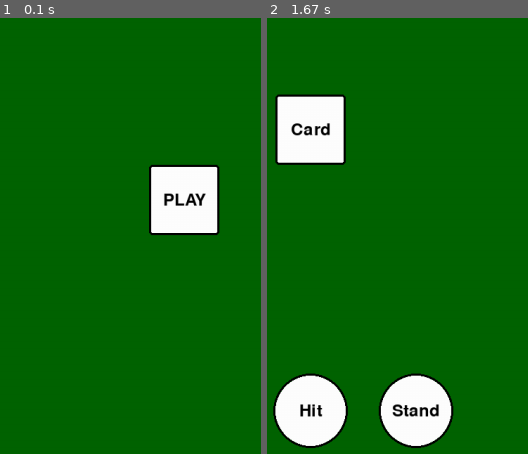
Above: before the commit, frames 1-2 (left to right).
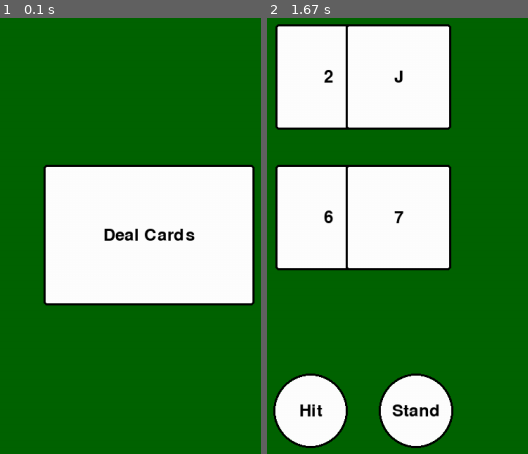
Above: after the commit, the same moments.

Repository: restodruid1/pygameBlackjackGUI
Game: pygame game, started from gamefile.py
Same seed, same stepped clock (60 frames per second), same inputs: the game is played once before the commit and once after it.
Inputs (mouse positions are in pixels of both pictures, inside the frame that each line leads up to):
- Up to frame 1 (0.1 s): no input
- Up to frame 2 (1.67 s): click (449, 201) at 0.38 s, where only the run before the commit has a clickable "PLAY"; press the mouse at (outside the picture) at 0.7 s; move the mouse to (outside the picture) at 0.8 s; release the mouse at (295, 170) at 0.93 s

The runs differ from the first frame. In frame 1, 23% of the frame differs, in the area x 16-98%, y 33-67%; in frame 2, 33%, in the area x 3-71%, y 1-59%.

Commit message:
BJ win/lose logic works

Diff:
--- a/gamefile.py
+++ b/gamefile.py
@@ -2,20 +2,45 @@
 import pygame
 
 
-def draw_card():
-    card = pygame.draw.rect(screen, "white",[450,200,100,100],0,5) #x,y coordinates and size of button
-    pygame.draw.rect(screen, "black",[450,200,100,100], 3,5)
-    card_text = 'Card'
+def display_player_cards(who,card,location):
+
+    if who == "player":
+        card1 = pygame.draw.rect(screen, "white",location,0,5) #x,y coordinates and size of button
+        pygame.draw.rect(screen, "black",location, 3,5)
+        card_text = f'{card[0]}'
+        card_color = 'black'
+        font = pygame.font.Font(None, 36)
+        surface = font.render(card_text,True,card_color)
+        rect = surface.get_rect(center=card1.center)
+        screen.blit(surface,rect)
+
+    else :
+        card1 = pygame.draw.rect(screen, "white",location,0,5) #x,y coordinates and size of button
+        pygame.draw.rect(screen, "black",location, 3,5)
+        card_text = f'{card[0]}'
+        card_color = 'black'
+        font = pygame.font.Font(None, 36)
+        surface = font.render(card_text,True,card_color)
+        rect = surface.get_rect(center=card1.center)
+        screen.blit(surface,rect)
+
+
+
+def play_again_button():
+    play = pygame.draw.rect(screen, "white",[200,400,200,100],0,5) #x,y coordinates and size of button
+    pygame.draw.rect(screen, "black",[200,400,200,100], 3,5)
+    card_text = 'Play Again'
     card_color = 'black'
     font = pygame.font.Font(None, 36)
     surface = font.render(card_text,True,card_color)
-    rect = surface.get_rect(center=card.center)
+    rect = surface.get_rect(center=play.center)
     screen.blit(surface,rect)
+    return play
 
 def play_button():
-    play = pygame.draw.rect(screen, "white",[650,300,100,100],0,5) #x,y coordinates and size of button
-    pygame.draw.rect(screen, "black",[650,300,100,100], 3,5)
-    card_text = 'PLAY'
+    play = pygame.draw.rect(screen, "white",[500,300,300,200],0,5) #x,y coordinates and size of button
+    pygame.draw.rect(screen, "black",[500,300,300,200], 3,5)
+    card_text = 'Deal Cards'
     card_color = 'black'
     font = pygame.font.Font(None, 36)
     surface = font.render(card_text,True,card_color)
@@ -57,41 +82,112 @@
     return deck_list
 
 
-"""
-Each button click, the necessary buttons will appear based on the current state of the game. The card values and money will differ"""
-
-def game(first_game):
+def game_interface():
     buttons_list = []
-    if first_game == True:
+    if new_cards == True:
         buttons_list.append(play_button())
-        #buttons_list.append(draw_card())
-
-    elif first_game != True:
-        buttons_list.append(draw_card())
+    elif new_cards == False:
+        #display_player_cards(user_hand[0],user_hand[1])
         buttons_list.append(draw_hit_button())
         buttons_list.append(draw_stand_button())
 
     return buttons_list
 
-"""screen = pygame.display.set_mode((1280, 720))
-screen.fill("dark green")
-clock = pygame.time.Clock()
-clock.tick(60)  # limits FPS to 60"""
+def end_game_interface():
+    buttons_list = []
+    buttons_list.append(play_again_button())
+
+    return buttons_list
+
+def player_cards():
+    for i in range(2):
+        user_card = random.choice(game_double_deck)
+        #print(user_card)
+        user_hand.append(user_card)
+        game_double_deck.remove(user_card)
+
+def add_one_card(player):
+    if player == True:
+        user_card = random.choice(game_double_deck)
+        user_hand.append(user_card)
+        game_double_deck.remove(user_card)
+    else:
+        dealer_card = random.choice(game_double_deck)
+        dealer_hand.append(dealer_card)
+        game_double_deck.remove(dealer_card)
+
+def dealer_cards():
+    for i in range(2):
+        dealer_card = random.choice(game_double_deck)
+        #print(user_card)
+        dealer_hand.append(dealer_card)
+        game_double_deck.remove(dealer_card)
+
+def get_values(player_value1, dealer_value1):
+    player_value = 0
+    dealer_value = 0
+    for value in player_value1:
+        if value[0] in ['J','Q','K','A']:
+            player_value += 10
+        else:
+            player_value += int(value[0])
+    for value in dealer_value1:
+        if value[0] in ['J','Q','K','A']:
+            dealer_value += 10
+        else:
+            dealer_value += int(value[0])
+    print(player_value)
+    print(dealer_value)
+    return player_value, dealer_value
+
+def display_cards_ext():
+    for i in range(len(user_hand)):
+        display_player_cards("player",user_hand[i] ,[(550+((i-1)*100)),300,150,150])
+    for i in range(len(dealer_hand)):
+        display_player_cards("dealer",dealer_hand[i] ,[(550+((i-1)*100)),100,150,150])
+
+
+
+
+
+
 pygame.init()
 screen = pygame.display.set_mode((1280, 720))
 running = True
-new_game = True
+deal = True
+new_cards = True
 game_double_deck = deck()*2
 user_hand = []
 dealer_hand = []
+counter = 0
+hit = False
+stand = False
+game_over = False
 
 while running:
     screen.fill("dark green")
     clock = pygame.time.Clock()
     clock.tick(60)  # limits FPS to 60
 
-
-    test_game = game(new_game)
+    if (new_cards == True and counter > 0):
+        test_game = end_game_interface()
+        display_cards_ext()
+
+    if new_cards == True and counter == 0:
+        test_game = game_interface()
+    else:
+        if game_over == True:
+            test_game = end_game_interface()
+            display_cards_ext()
+
+        elif game_over == False:
+            if stand == True:
+                test_game = game_interface()
+                display_cards_ext()
+            else:
+                test_game = game_interface()
+                display_cards_ext()
+
 
     # poll for events
     # pygame.QUIT event means the user clicked X to close your window
@@ -99,22 +195,58 @@
         if event.type == pygame.QUIT:
             running = False
         elif event.type == pygame.MOUSEBUTTONUP:
-            if new_game == True:
+            if new_cards == True:
                 if test_game[0].collidepoint(event.pos): #If the play button was pressed
-                    new_game = False
-
-                    for i in range(2):
-                        user_card = random.choice(game_double_deck)
-                        print(user_card)
-                        user_hand.append(user_card)
-                        game_double_deck.remove(user_card)
-                        dealer_card = random.choice(game_double_deck)
-                        print(dealer_card)
-                        dealer_hand.append(dealer_card)
-                        game_double_deck.remove(dealer_card)
-
-            elif new_game == False:
-                print("WIP")
+                    user_hand = []
+                    dealer_hand = []
+                    game_over = False
+                    print("Play button works")
+                    player_cards()
+                    print(f'user hand:{user_hand}')
+                    dealer_cards()
+                    print(f'dealers hand{dealer_hand}')
+                    get_values(user_hand, dealer_hand)
+
+                    new_cards = False
+            elif new_cards == False:
+                if test_game[0].collidepoint(event.pos):
+                    print("user pressed hit")
+                    add_one_card(True)
+                    print(f'user hand:{user_hand}, dealers hand{dealer_hand}')
+                    compare = get_values(user_hand, dealer_hand)
+                    if compare[0] > 21:
+                        game_over = True
+                        new_cards = True
+
+                elif test_game[1].collidepoint(event.pos):
+                    print("user pressed stand")
+                    compare = get_values(user_hand, dealer_hand)
+                    while compare[1] < 17:
+                        add_one_card(False) #Dealer hits here
+                        compare = get_values(user_hand, dealer_hand)
+                        if compare[1] > 21:
+                            print("dealer loses")
+                            game_over = True
+                            new_cards = True
+
+                    if (compare[0] < compare[1]) and (compare[1] < 22):
+                        print("dealer wins")
+                        game_over = True
+                        new_cards = True
+
+                    if (compare[0] > compare[1]) and (compare[1] < 22):
+                        print("Player wins")
+                        game_over = True
+                        new_cards = True
+                    if compare[0] == compare[1]:
+                        print("Players Tie")
+                        game_over = True
+                        new_cards = True
+                    #stand = True
+            counter += 1
+
+
+
 
 
 
@@ -123,3 +255,9 @@
 
     pygame.display.flip()
 pygame.quit()
+
+
+"""
+Work on drawing the cards with their values
+Work on logic of winning and losing game
+"""
Not shown, changed: .gitignore
